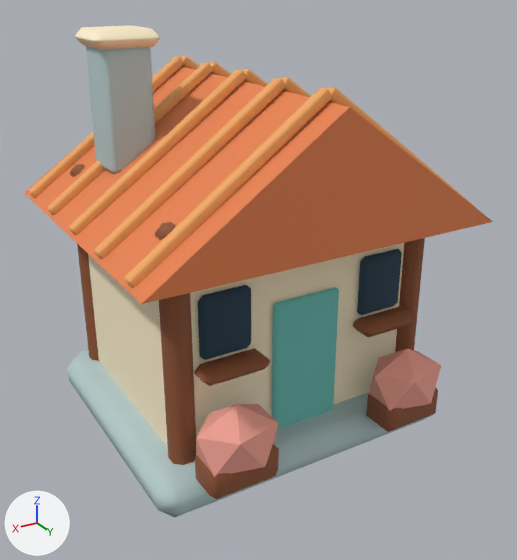
The glTF model source/assets/models/cottage.glb: old version first, new version second.
Both versions are drawn from a camera (50 mm lens) standing at (1.74, 3.05, 2.28) and looking at (0.03, 0.2, 0.85). Every picture has the same lights, and +X, +Y and +Z are marked at lower left. The first picture is the older version. Where no turn or scale is listed for an object, it has been applied to the vertices.

Names of what the first picture shows: 'Chimney', 'Door', 'Flowers', 'Flowers.001', 'Frame.003', 'Roof', 'Roof batten.005', 'Roof batten.007', 'Roof batten.009', 'Stone footing', 'Walls', 'Window.001' and 15 more.
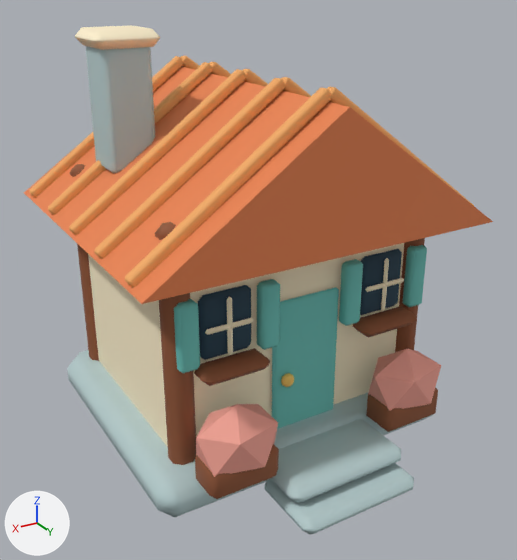
Where the change shows, as pixel boxes (x1, y1, x2, y2) in the pictures (517 x 560 px):
'Doorstep.001', added (pale blue): after (271, 419, 402, 503)
'Doorstep', added (pale blue): after (264, 463, 414, 535)
'Shutter.003', added (cyan): after (174, 298, 200, 373)
'Shutter.002', added (cyan): after (257, 279, 280, 350)
'Shutter.001', added (cyan): after (339, 259, 363, 326)
'Shutter', added (cyan): after (402, 245, 427, 307)
'Window mullion.001', added: after (227, 296, 233, 355)
'Window cross.001', added: after (205, 318, 254, 335)
'Window mullion', added: after (381, 258, 389, 311)
'Window cross', added: after (365, 278, 404, 292)
'Door handle', added: after (281, 373, 294, 387)

The change, as a list of edits to the scene's bpy script:
```text
Add mat_golden_brass:
    mat_golden_brass = principled_material('Golden brass')
    mat_golden_brass.base_color = (0.93, 0.604, 0.136)  # yellow #f7cc67
    mat_golden_brass.roughness = 0.78
Add me_cube_031:
    me_cube_031.from_pydata(...)  # 24 vertices, 44 faces; spans x -0.013..0.013, y -0.013..0.013, z -0.14..0.14
    me_cube_031.materials.append(mat_warm_plaster)  # beige #fff1ce
Add me_cube_030:
    me_cube_030.from_pydata(...)  # 24 vertices, 44 faces; spans x -0.12..0.12, y -0.013..0.013, z -0.013..0.013
    me_cube_030.materials.append(mat_warm_plaster)  # beige #fff1ce
Add me_cube_029:
    me_cube_029.from_pydata(...)  # 24 vertices, 44 faces; spans x -0.05..0.05, y -0.035..0.035, z -0.16..0.16
    me_cube_029.materials.append(mat_blue_green_glass)  # cyan #6ec5bc
Add me_cube_019_1:
    me_cube_019_1.from_pydata(...)  # 24 vertices, 44 faces; spans x -0.32..0.32, y -0.2..0.2, z -0.05..0.05
    me_cube_019_1.materials.append(mat_silver_stone)  # pale blue #b6cdce
Add me_icosphere_007:
    me_icosphere_007.from_pydata(...)  # an icosphere of 80 faces spanning x -0.0333..0.0333, y -0.025..0.025, z -0.035..0.035
    me_icosphere_007.materials.append(mat_golden_brass)  # yellow #f7cc67
Add ob_window_mullion_001:
    ob_window_mullion_001 = bpy.data.objects.new('Window mullion.001', me_cube_031)
    ob_window_mullion_001.location = (0.43, 0.62, 0.88)
Add ob_window_mullion:
    ob_window_mullion = bpy.data.objects.new('Window mullion', me_cube_031.copy())
    ob_window_mullion.location = (-0.43, 0.62, 0.88)
Add ob_window_cross_001:
    ob_window_cross_001 = bpy.data.objects.new('Window cross.001', me_cube_030)
    ob_window_cross_001.location = (0.43, 0.62, 0.88)
Add ob_window_cross:
    ob_window_cross = bpy.data.objects.new('Window cross', me_cube_030.copy())
    ob_window_cross.location = (-0.43, 0.62, 0.88)
Add ob_shutter_003:
    ob_shutter_003 = bpy.data.objects.new('Shutter.003', me_cube_029)
    ob_shutter_003.location = (0.63, 0.61, 0.88)
Add ob_shutter_002:
    ob_shutter_002 = bpy.data.objects.new('Shutter.002', me_cube_029.copy())
    ob_shutter_002.location = (0.23, 0.61, 0.88)
Add ob_shutter_001:
    ob_shutter_001 = bpy.data.objects.new('Shutter.001', me_cube_029.copy())
    ob_shutter_001.location = (-0.23, 0.61, 0.88)
Add ob_shutter:
    ob_shutter = bpy.data.objects.new('Shutter', me_cube_029.copy())
    ob_shutter.location = (-0.63, 0.61, 0.88)
Add ob_doorstep_001:
    ob_doorstep_001 = bpy.data.objects.new('Doorstep.001', me_cube_019_1)
    ob_doorstep_001.location = (0.0, 0.79, 0.15)
Add ob_doorstep:
    ob_doorstep = bpy.data.objects.new('Doorstep', me_cube_019_1.copy())
    ob_doorstep.location = (0.0, 0.89, 0.05)
Add ob_door_handle:
    ob_door_handle = bpy.data.objects.new('Door handle', me_icosphere_007)
    ob_door_handle.location = (0.12, 0.61, 0.51)
```
